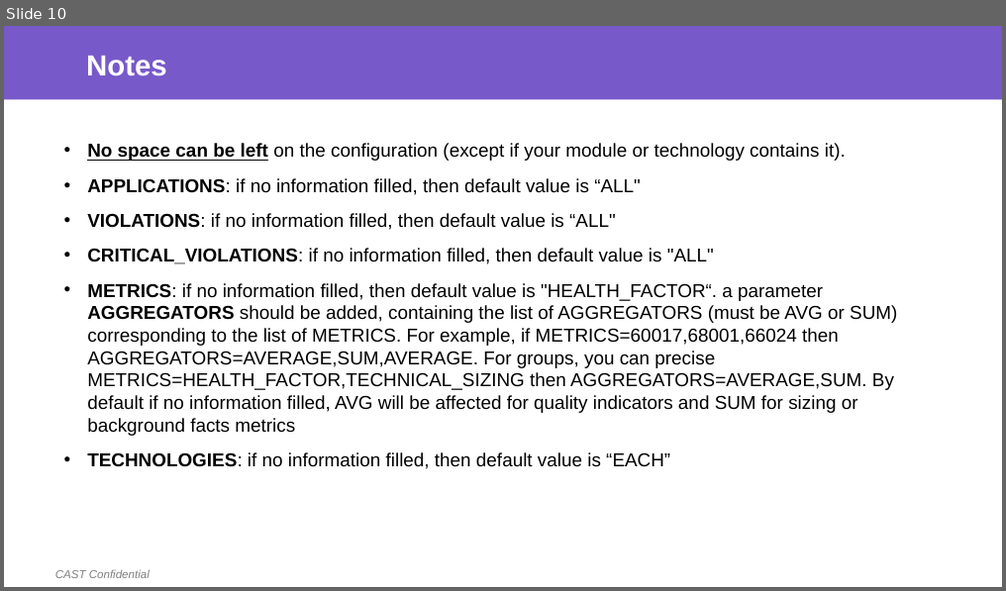
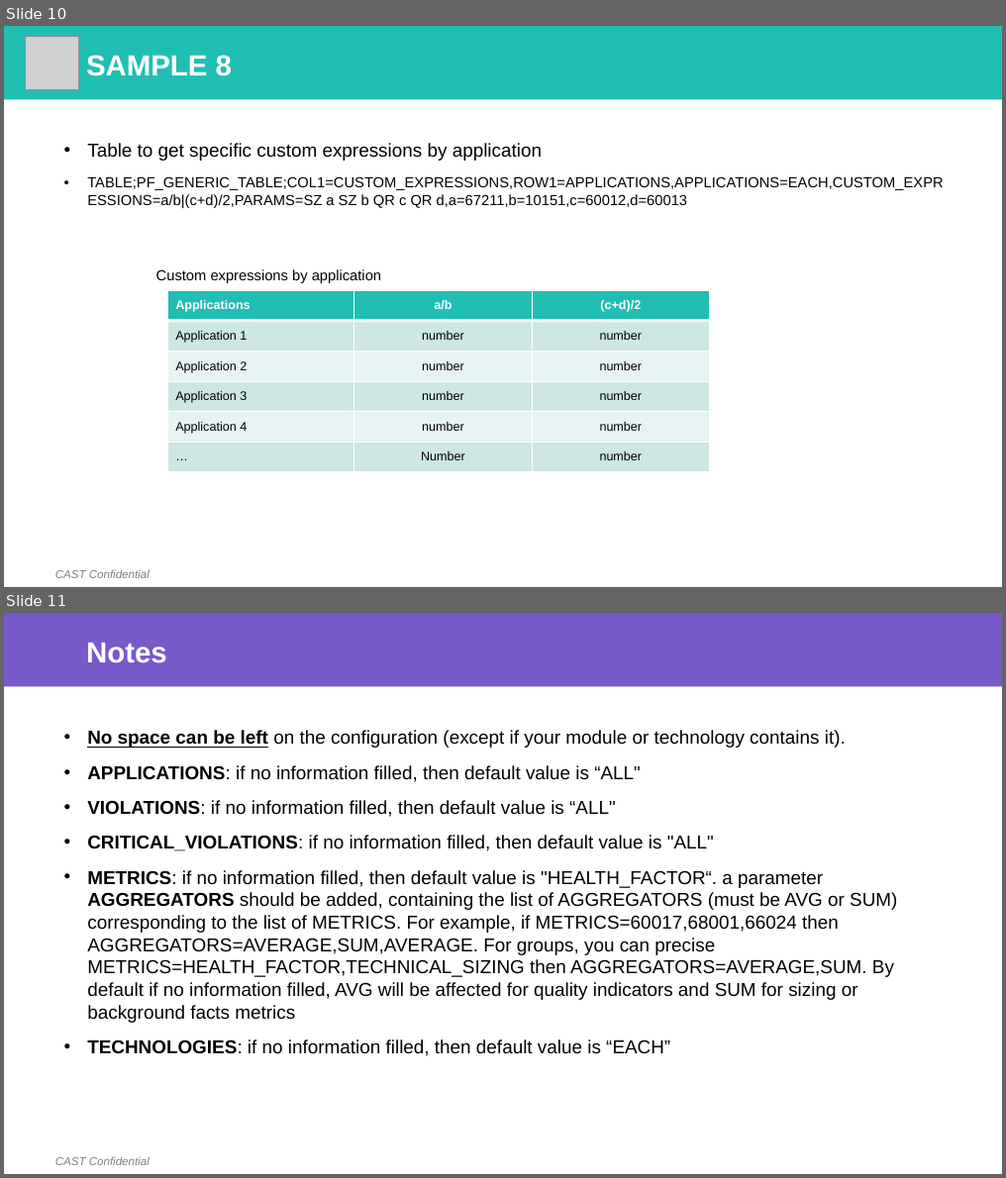
Before and after one commit to CAST-projects/RGforDashboards, a slide deck: CastReporting.Reporting.Core/PortfolioTemplatesFiles/Portfolio Generic Table Definition.pptx. Shown one above the other, each under a label of ours: slide 10 before the commit, slides 10 and 11 after it. The pictures are 1006x591 and 1006x1178 pixels, drawn with LibreOffice and Linux fonts; fonts in the diff are those of the drawing; grey boxes stand for pictures; background and template pictures are left out. Boxes give left, top, right and bottom in pixels: in the first picture for what was removed or moved away, otherwise in the second. Text is boxed around its words. In the diff, an @@ line names an element or a change of style, - is before the commit and + after.

```diff
--- a/CastReporting.Reporting.Core/PortfolioTemplatesFiles/Portfolio Generic Table Definition.pptx
+++ b/CastReporting.Reporting.Core/PortfolioTemplatesFiles/Portfolio Generic Table Definition.pptx
@@ slide 10 added at (4,26,1002,587), background #FFFFFF; not listed: 1 template element that a slide beside it also shows @@
@@ rectangle added at (4,26,1002,99), fill #21BFB3 @@
@@ picture added at (25,37,79,90) @@
@@ title added at (86,55,232,76), 28 pt, text #FFFFFF, bold @@
+SAMPLE 8
@@ text added at (87,143,943,208), 14 pt, text #000000 @@
+• Table to get specific custom expressions by application
+• TABLE;PF_GENERIC_TABLE;COL1=CUSTOM_EXPRESSIONS,ROW1=APPLICATIONS,APPLICATIONS=EACH,CUSTOM_EXPRESSIONS=a/b|(c+d)/2,PARAMS=SZ a SZ b QR c QR d,a=67211,b=10151,c=60012,d=60013
@@ text added at (156,270,381,283), 14 pt, text #000000 @@
+Custom expressions by application
@@ table added at (168,290,709,472), 6 rows, 3 columns @@
+Applications | a/b | (c+d)/2
+Application 1 | number | number
+Application 2 | number | number
+Application 3 | number | number
+Application 4 | number | number
+… | Number | number
@@ what was slide 10 is now slide 11 @@
```
Also in this commit, not shown: 2 slides changed, 20 other files.
